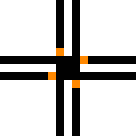
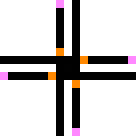
Before/after of a 136×136 layered artwork. What changed in the layer stack:
showed "OR" over [0, 0, 136, 136]
